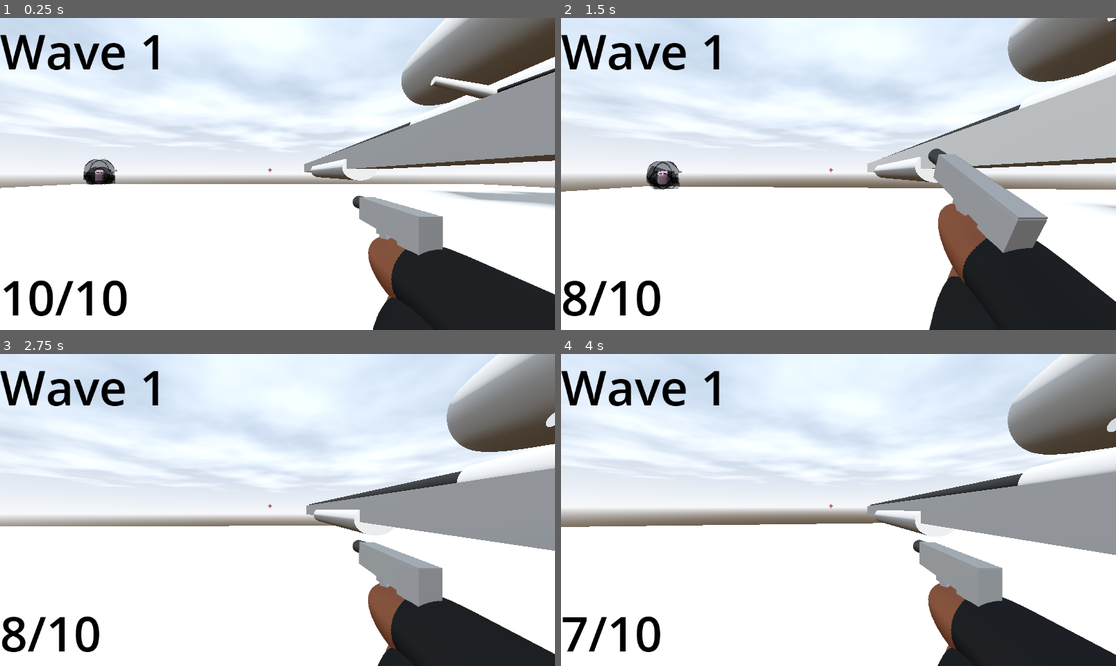
Above: before the commit, frames 1-4 (two rows, left to right).
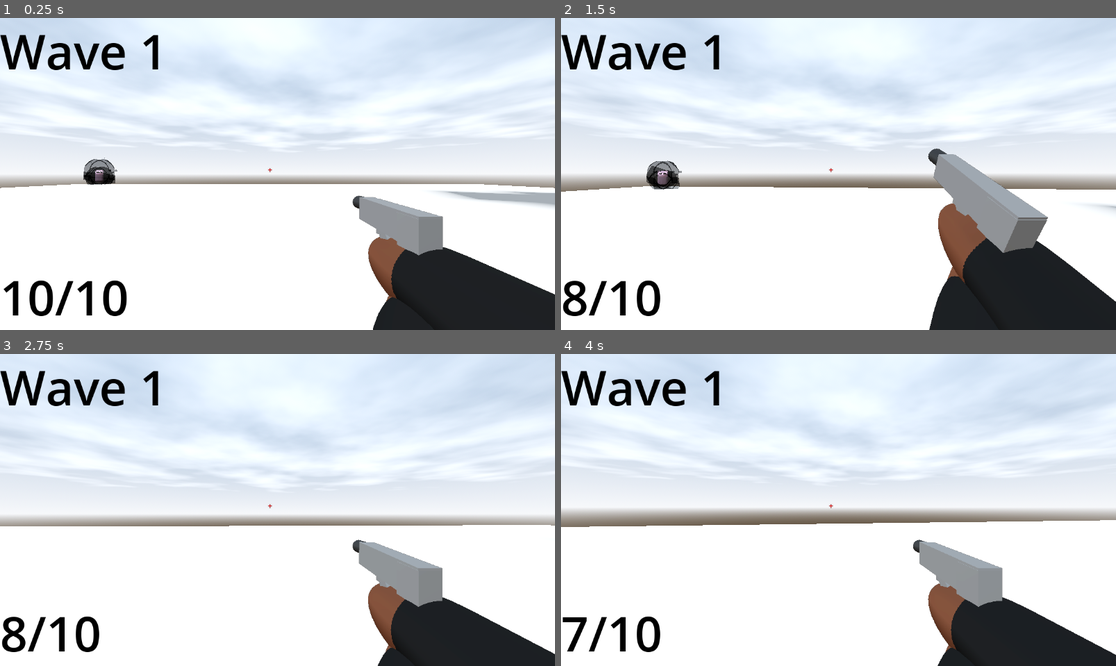
Above: after the commit, the same moments.

Repository: DylanFrenzy/The-Trials-and-Tribulations-of-Tim-Cheese
Game: Godot game, scene res://scenes/main.tscn
Two runs of this game, one before a commit and one after it. Both use one fixed random seed, a clock stepped at 60 frames per second and the inputs below.
Inputs (mouse positions are in pixels of both pictures, inside the frame that each line leads up to):
- Up to frame 1 (0.25 s): no input
- Up to frame 2 (1.5 s): move the mouse to (866, 174) at 0.52 s; press the mouse at (866, 174) at 0.53 s; hold W (move_forward) from 0.53 s (still down); tap Space (jump) at 0.77 s; move the mouse to (810, 174) at 1.27 s; release the mouse at (810, 174) at 1.28 s; click (810, 174) at 1.35 s
- Up to frame 3 (2.75 s): keep holding W (move_forward); tap Space (jump) at 1.52 s; move the mouse to (288, 503) at 2.02 s; press the mouse at (288, 503) at 2.03 s
- Up to frame 4 (4 s): keep holding W (move_forward); move the mouse to (832, 516) at 2.77 s; release the mouse at (832, 516) at 2.78 s; click (832, 516) at 2.85 s; tap Space (jump) at 3.02, 3.77 s; move the mouse to (877, 513) at 3.52 s; press the mouse at (877, 513) at 3.53 s

The runs differ from the first frame. In frame 1, 13% of the frame differs, in the area x 54-100%, y 0-53%; in frame 2, 10%; in frame 3, 12%; in frame 4, 12%.

Commit message:
arm colliders

Diff:
--- a/3d-project/assets/John_Pork.tscn
+++ b/3d-project/assets/John_Pork.tscn
@@ -92,77 +92,53 @@
 "update": 1,
 "values": [false]
 }
+tracks/6/type = "value"
+tracks/6/imported = false
+tracks/6/enabled = true
+tracks/6/path = NodePath("right_arm_1_collider:position")
+tracks/6/interp = 1
+tracks/6/loop_wrap = true
+tracks/6/keys = {
+"times": PackedFloat32Array(0),
+"transitions": PackedFloat32Array(1),
+"update": 0,
+"values": [Vector3(-0.0746166, 0.178628, 0.626595)]
+}
 tracks/7/type = "value"
 tracks/7/imported = false
 tracks/7/enabled = true
-tracks/7/path = NodePath("right_arm_2_collider:position")
+tracks/7/path = NodePath("right_arm_1_collider:rotation")
 tracks/7/interp = 1
 tracks/7/loop_wrap = true
 tracks/7/keys = {
 "times": PackedFloat32Array(0),
 "transitions": PackedFloat32Array(1),
 "update": 0,
-"values": [Vector3(0, -0.0431342, 0)]
+"values": [Vector3(0, 0, -0.760318)]
 }
 tracks/8/type = "value"
 tracks/8/imported = false
 tracks/8/enabled = true
-tracks/8/path = NodePath("right_arm_2_collider:rotation")
+tracks/8/path = NodePath("right_arm_2_collider:position")
 tracks/8/interp = 1
 tracks/8/loop_wrap = true
 tracks/8/keys = {
 "times": PackedFloat32Array(0),
 "transitions": PackedFloat32Array(1),
 "update": 0,
-"values": [Vector3(0, 0, 0)]
+"values": [Vector3(0, -0.424112, 0.621068)]
 }
 tracks/9/type = "value"
 tracks/9/imported = false
 tracks/9/enabled = true
-tracks/9/path = NodePath("right_arm_2_collider:disabled")
+tracks/9/path = NodePath("right_arm_2_collider:rotation")
 tracks/9/interp = 1
 tracks/9/loop_wrap = true
 tracks/9/keys = {
 "times": PackedFloat32Array(0),
 "transitions": PackedFloat32Array(1),
-"update": 1,
-"values": [false]
-}
-tracks/10/type = "value"
-tracks/10/imported = false
-tracks/10/enabled = true
-tracks/10/path = NodePath("right_arm_1_collider:position")
-tracks/10/interp = 1
-tracks/10/loop_wrap = true
-tracks/10/keys = {
-"times": PackedFloat32Array(0),
-"transitions": PackedFloat32Array(1),
 "update": 0,
 "values": [Vector3(0, 0, 0)]
-}
-tracks/11/type = "value"
-tracks/11/imported = false
-tracks/11/enabled = true
-tracks/11/path = NodePath("right_arm_1_collider:rotation")
-tracks/11/interp = 1
-tracks/11/loop_wrap = true
-tracks/11/keys = {
-"times": PackedFloat32Array(0),
-"transitions": PackedFloat32Array(1),
-"update": 0,
-"values": [Vector3(0, 0, 0)]
-}
-tracks/12/type = "value"
-tracks/12/imported = false
-tracks/12/enabled = true
-tracks/12/path = NodePath("right_arm_1_collider:disabled")
-tracks/12/interp = 1
-tracks/12/loop_wrap = true
-tracks/12/keys = {
-"times": PackedFloat32Array(0),
-"transitions": PackedFloat32Array(1),
-"update": 1,
-"values": [true]
 }
 
 [sub_resource type="Animation" id="Animation_52knn"]
@@ -246,10 +222,10 @@
 tracks/6/interp = 1
 tracks/6/loop_wrap = true
 tracks/6/keys = {
-"times": PackedFloat32Array(0, 0.2593, 0.5094, 1),
-"transitions": PackedFloat32Array(1, 1, 1, 1),
-"update": 0,
-"values": [Vector3(0, -0.0431342, 0), Vector3(0, -0.0431342, 0), Vector3(0, -0.0431342, 0), Vector3(0, -0.0431342, 0)]
+"times": PackedFloat32Array(0, 0.259272, 0.524643, 1),
+"transitions": PackedFloat32Array(1, 1, 1, 1),
+"update": 0,
+"values": [Vector3(0, -0.424112, 0.621068), Vector3(0.373992, 0.858262, 0.973304), Vector3(0.655837, 0.136756, 0.207996), Vector3(0, -0.424112, 0.621068)]
 }
 tracks/7/type = "value"
 tracks/7/imported = false
@@ -258,10 +234,10 @@
 tracks/7/interp = 1
 tracks/7/loop_wrap = true
 tracks/7/keys = {
-"times": PackedFloat32Array(0, 0.2593, 0.5094, 1),
-"transitions": PackedFloat32Array(1, 1, 1, 1),
-"update": 0,
-"values": [Vector3(0, 0, 0), Vector3(0, 0, 0), Vector3(0, 0, 0), Vector3(0, 0, 0)]
+"times": PackedFloat32Array(0, 0.259272, 0.524643, 1),
+"transitions": PackedFloat32Array(1, 1, 1, 1),
+"update": 0,
+"values": [Vector3(0, 0, 0), Vector3(0.814528, -6.45977e-08, -0.484224), Vector3(0.269747, 0.78428, -1.69673), Vector3(0, 0, 0)]
 }
 tracks/8/type = "value"
 tracks/8/imported = false
@@ -282,10 +258,10 @@
 tracks/9/interp = 1
 tracks/9/loop_wrap = true
 tracks/9/keys = {
-"times": PackedFloat32Array(0, 0.259272, 0.509392, 1),
-"transitions": PackedFloat32Array(1, 1, 1, 1),
-"update": 0,
-"values": [Vector3(0, 0, 0), Vector3(0, 0, 0), Vector3(0, 0, 0), Vector3(0, 0, 0)]
+"times": PackedFloat32Array(0, 0.259272, 0.524643, 1),
+"transitions": PackedFloat32Array(1, 1, 1, 1),
+"update": 0,
+"values": [Vector3(0, 0.121782, 0.631177), Vector3(-0.0746919, 0.186942, 0.631177), Vector3(-0.0479329, 0.208759, 0.631177), Vector3(0, 0.121782, 0.631177)]
 }
 tracks/10/type = "value"
 tracks/10/imported = false
@@ -294,10 +270,10 @@
 tracks/10/interp = 1
 tracks/10/loop_wrap = true
 tracks/10/keys = {
-"times": PackedFloat32Array(0, 0.259272, 0.509392, 1),
-"transitions": PackedFloat32Array(1, 1, 1, 1),
-"update": 0,
-"values": [Vector3(0, 0, 0), Vector3(0, 0, 0), Vector3(0, 0, 0), Vector3(0, 0, 0)]
+"times": PackedFloat32Array(0, 0.259272, 0.524643, 1),
+"transitions": PackedFloat32Array(1, 1, 1, 1),
+"update": 0,
+"values": [Vector3(0, 0, 0), Vector3(0, 0, -0.717348), Vector3(0, 0, -1.70945), Vector3(0, 0, 0)]
 }
 tracks/11/type = "value"
 tracks/11/imported = false
@@ -315,6 +291,7 @@
 [sub_resource type="Animation" id="Animation_sd2yd"]
 resource_name = "damage_taken"
 length = 0.5
+capture_included = true
 
 [sub_resource type="AnimationLibrary" id="AnimationLibrary_d35v5"]
 _data = {
@@ -330,9 +307,10 @@
 
 [sub_resource type="CylinderShape3D" id="CylinderShape3D_sd2yd"]
 height = 1.588
-radius = 0.27
+radius = 0.269043
 
 [sub_resource type="CylinderShape3D" id="CylinderShape3D_d35v5"]
+height = 2.80176
 
 [node name="CharacterBody3D" type="CharacterBody3D"]
 transform = Transform3D(1, 0, 0, 0, 0.793619, 0, 0, 0, 1, 0, 0, 0)
@@ -420,10 +398,11 @@
 mesh = SubResource("CapsuleMesh_g4tv5")
 
 [node name="right_arm_2_collider" type="CollisionShape3D" parent="."]
-transform = Transform3D(0.57956, 0, 0, 0, 0.57956, 0, 0, 0, 0.57956, 0, -0.0431342, 0)
+transform = Transform3D(0.57956, 0, 0, 0, 0.57956, 0, 0, 0, 0.57956, 0, -0.424112, 0.621068)
 shape = SubResource("CylinderShape3D_sd2yd")
+disabled = true
 
 [node name="right_arm_1_collider" type="CollisionShape3D" parent="."]
-transform = Transform3D(0.303787, 0, 0, 0, 0.303787, 0, 0, 0, 0.303787, 0, 0, 0)
+transform = Transform3D(0.220129, 0.209355, 0, -0.209355, 0.220129, 0, 0, 0, 0.303787, -0.0746166, 0.178628, 0.626595)
 shape = SubResource("CylinderShape3D_d35v5")
 disabled = true
--- a/3d-project/scenes/gun_cam.tscn
+++ b/3d-project/scenes/gun_cam.tscn
@@ -722,6 +722,7 @@
 theme_override_font_sizes/font_size = 100
 
 [node name="Sniper Rifle" type="Node3D" parent="."]
+visible = false
 
 [node name="MeshInstance3D" type="MeshInstance3D" parent="Sniper Rifle"]
 transform = Transform3D(-0.0836861, 0, 0, 0, 0.0537959, 0, 0, 0, 1.27557, 0.222263, -0.00124715, -0.729579)
